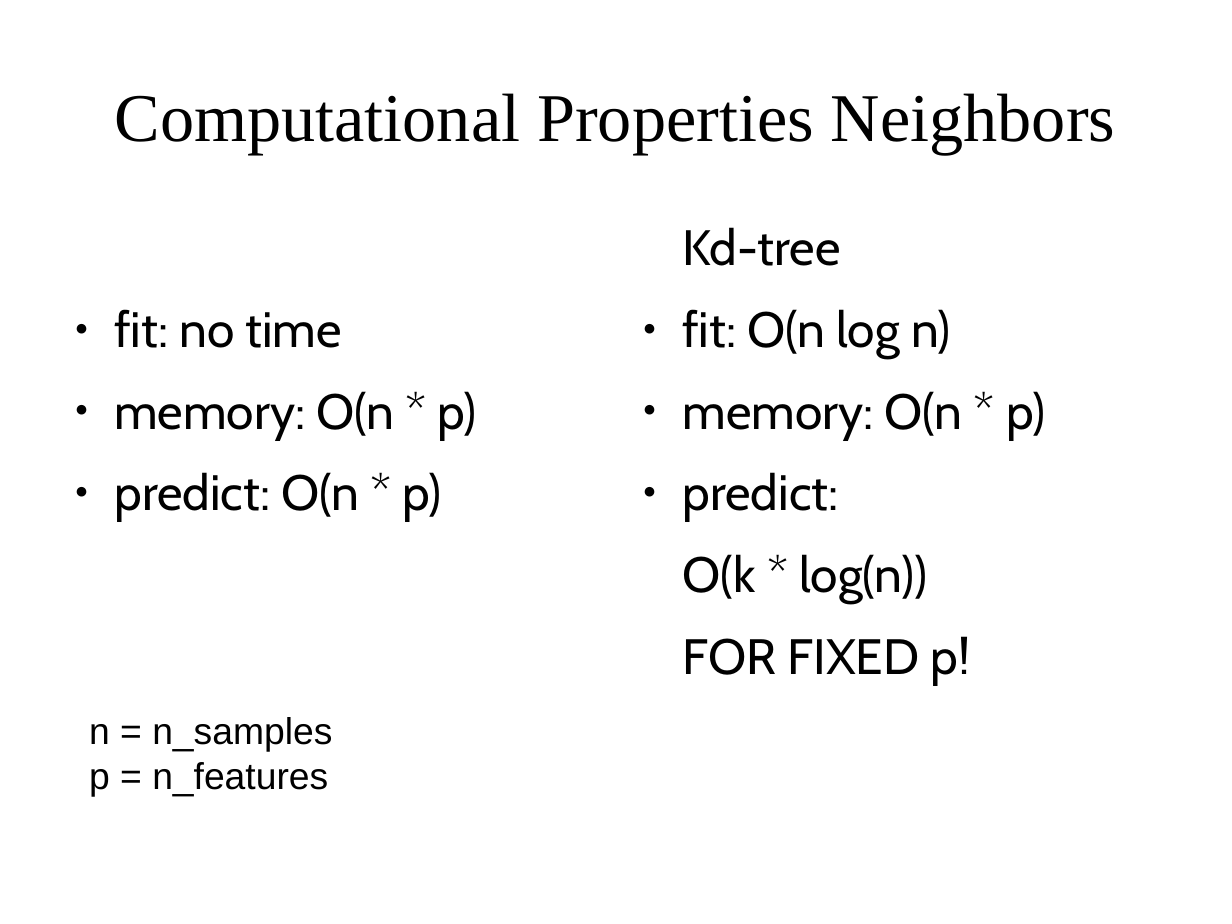
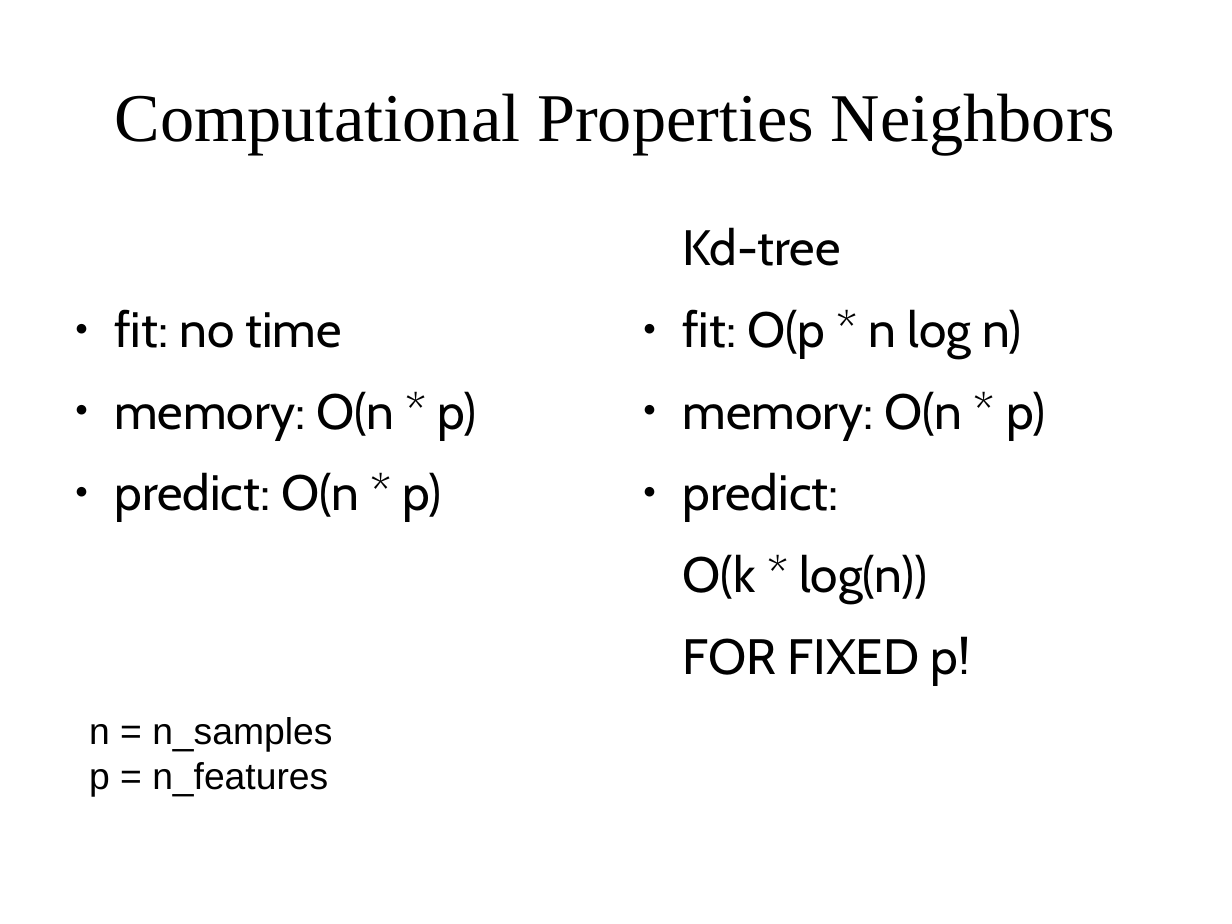
Before and after one commit to amueller/applied_ml_spring_2017, a slide deck: slide 14 of slides/aml-04-013017.odp. Drawn at 1232x924 pixels with LibreOffice and Linux fonts; fonts in the diff are those of the drawing. Boxes give left, top, right and bottom in pixels: in the first picture for what was removed or moved away, otherwise in the second. Text is boxed around its words. In the diff, an @@ line names an element or a change of style, - is before the commit and + after.

Commit message:
update slides

```diff
--- a/slides/aml-04-013017.odp
+++ b/slides/aml-04-013017.odp
@@ text at <box>683,309,1022,358</box>: text changed @@
-● fit: O(n log n)
+● fit: O(p * n log n)
```
